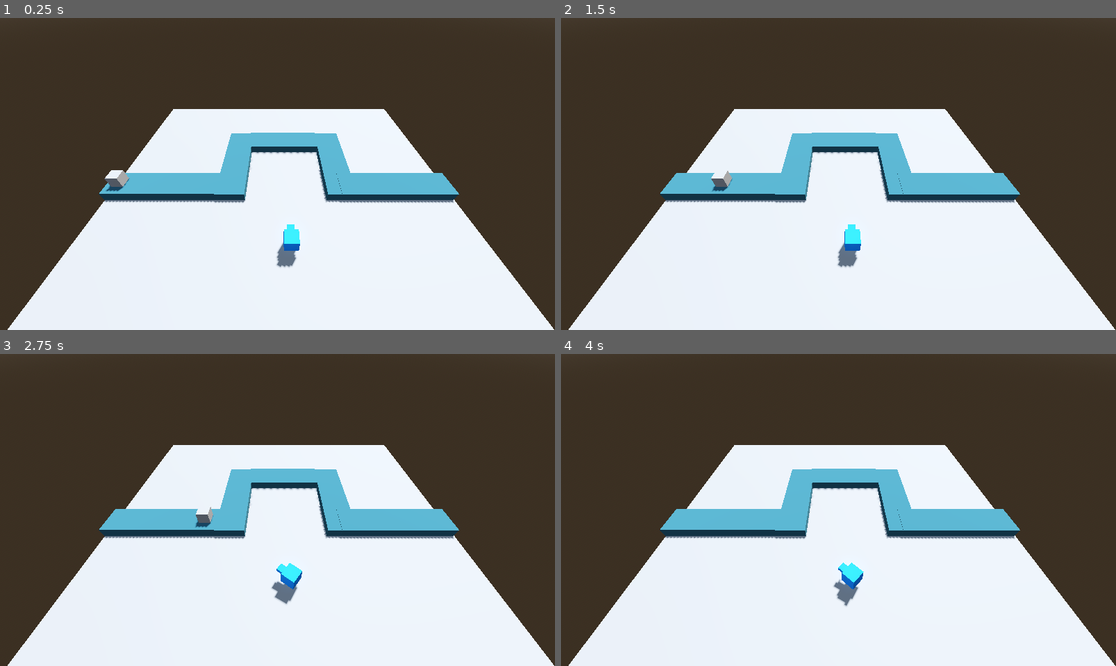
Above: before the commit, frames 1-4 (two rows, left to right).
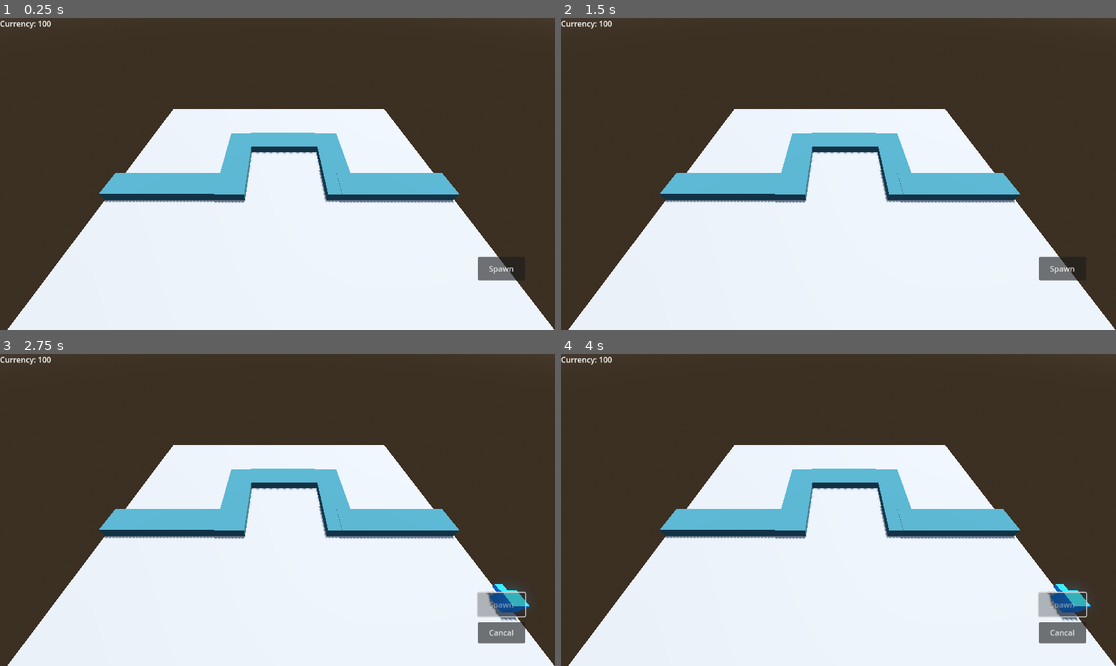
Above: after the commit, the same moments.

Repository: BurnabySouthGameDev/TowerDefence
Game: Godot game, scene res://Scenes/main.tscn
Two runs of this game, one before a commit and one after it. Both use one fixed random seed, a clock stepped at 60 frames per second and the inputs below.
Inputs (mouse positions are in pixels of both pictures, inside the frame that each line leads up to):
- Up to frame 1 (0.25 s): no input
- Up to frame 2 (1.5 s): click (1060, 267) at 0.5 s, where only the run after the commit has a clickable "Spawn"; click (1060, 295) at 1.25 s, where only the run after the commit has a clickable "Cancal"
- Up to frame 3 (2.75 s): click (499, 603) at 2 s, where only the run after the commit has a clickable "Spawn"
- Up to frame 4 (4 s): click (1060, 631) at 2.75 s, where only the run after the commit has a clickable "Cancal"; click (1060, 603) at 3.5 s, where only the run after the commit has a clickable "Spawn"

The runs differ from the first frame. In frame 1, 1.1% of the frame differs, in the area x 0-93%, y 0-85%; in frame 2, 1.1%; in frame 3, 2.1%, in the area x 0-96%, y 0-93%; in frame 4, 1.9%.
Error after the commit: Cannot call method 'add_child' on a null value. (res://Scripts/enemy_spawn.gd:15)

Commit message:
created GameUI and its child node

Diff:
--- a/Scenes/main.tscn
+++ b/Scenes/main.tscn
@@ -1,7 +1,9 @@
-[gd_scene load_steps=8 format=3 uid="uid://dxt1ttcllxx1g"]
+[gd_scene load_steps=10 format=3 uid="uid://dxt1ttcllxx1g"]
 
 [ext_resource type="PackedScene" uid="uid://ld73oby6g67" path="res://Scenes/turrets/list/basic_turret.tscn" id="2_bo1nx"]
 [ext_resource type="Script" uid="uid://ns7g5warqqu5" path="res://Scripts/enemy_spawn.gd" id="2_ibv0h"]
+[ext_resource type="Script" uid="uid://bh40hhbshvymn" path="res://Scripts/ui/currency_display.gd" id="3_8gbba"]
+[ext_resource type="Script" uid="uid://dq8n1fjdqpre3" path="res://Scripts/ui/spawn_button.gd" id="4_jjvhh"]
 
 [sub_resource type="ProceduralSkyMaterial" id="ProceduralSkyMaterial_6m1b0"]
 sky_horizon_color = Color(0.64625, 0.65575, 0.67075, 1)
@@ -70,10 +72,42 @@
 [node name="Camera3D" type="Camera3D" parent="."]
 transform = Transform3D(1, 0, 0, 0, 0.707107, 0.707107, 0, -0.707107, 0.707107, -0.183032, 14.2846, 12.0385)
 
-[node name="enemy spawn" type="Marker3D" parent="." node_paths=PackedStringArray("Path")]
+[node name="enemy spawn" type="Marker3D" parent="." node_paths=PackedStringArray("path")]
 transform = Transform3D(1, 0, 0, 0, 1, 0, 0, 0, 1, -14.5, 2, 0)
 script = ExtResource("2_ibv0h")
-Path = NodePath("../Path/Path3D")
+path = NodePath("../Path/Path3D")
 
 [node name="BasicTurret" parent="." instance=ExtResource("2_bo1nx")]
 transform = Transform3D(1, 0, 0, 0, 1, 0, 0, 0, 1, 0.737682, 1.64068, 5.59339)
+visible = false
+
+[node name="GameUI" type="CanvasLayer" parent="."]
+
+[node name="CurrencyDisplay" type="Control" parent="GameUI"]
+layout_mode = 3
+anchors_preset = 0
+offset_right = 40.0
+offset_bottom = 40.0
+
+[node name="CurrencyLabel" type="Label" parent="GameUI/CurrencyDisplay"]
+layout_mode = 0
+offset_right = 40.0
+offset_bottom = 23.0
+script = ExtResource("3_8gbba")
+
+[node name="SpawnButton" type="Button" parent="GameUI" node_paths=PackedStringArray("path_node")]
+offset_left = 992.0
+offset_top = 496.0
+offset_right = 1090.0
+offset_bottom = 545.0
+text = "Spawn"
+script = ExtResource("4_jjvhh")
+min_distance_path = 3.0
+path_node = NodePath("../../Path/Path3D")
+
+[node name="CancelButton" type="Button" parent="GameUI"]
+offset_left = 992.0
+offset_top = 557.0
+offset_right = 1090.0
+offset_bottom = 601.0
+text = "Cancal"
--- a/Scenes/turrets/list/basic_turret.tscn
+++ b/Scenes/turrets/list/basic_turret.tscn
@@ -13,6 +13,7 @@
 script = ExtResource("1_ulw1s")
 
 [node name="CSGBox3D" type="CSGBox3D" parent="."]
+transform = Transform3D(1, 0, 0, 0, 1, 0, 0, 0, 1, 0, 0.600042, 0)
 material = SubResource("StandardMaterial3D_txjsu")
 
 [node name="CSGBox3D2" type="CSGBox3D" parent="CSGBox3D"]
